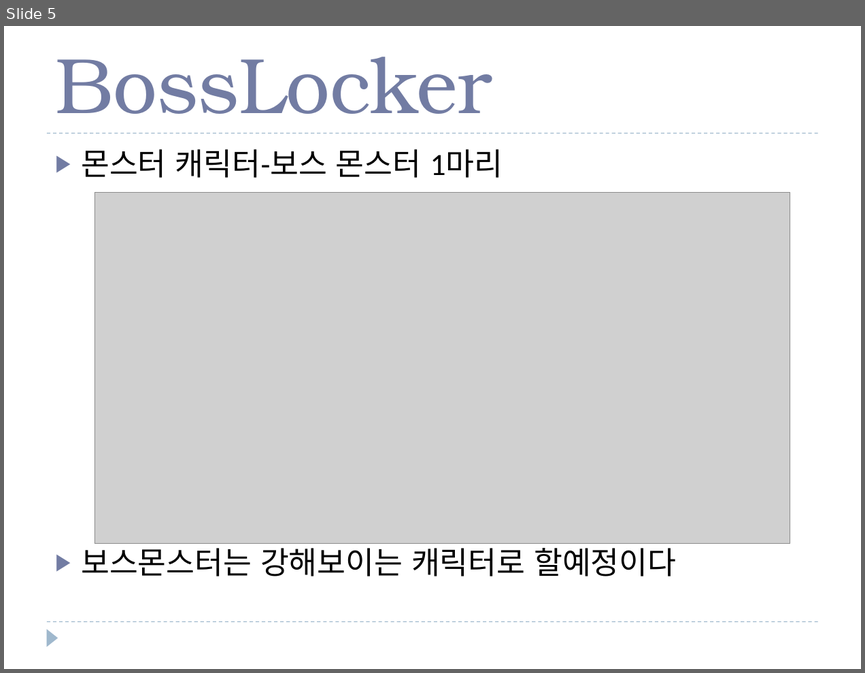
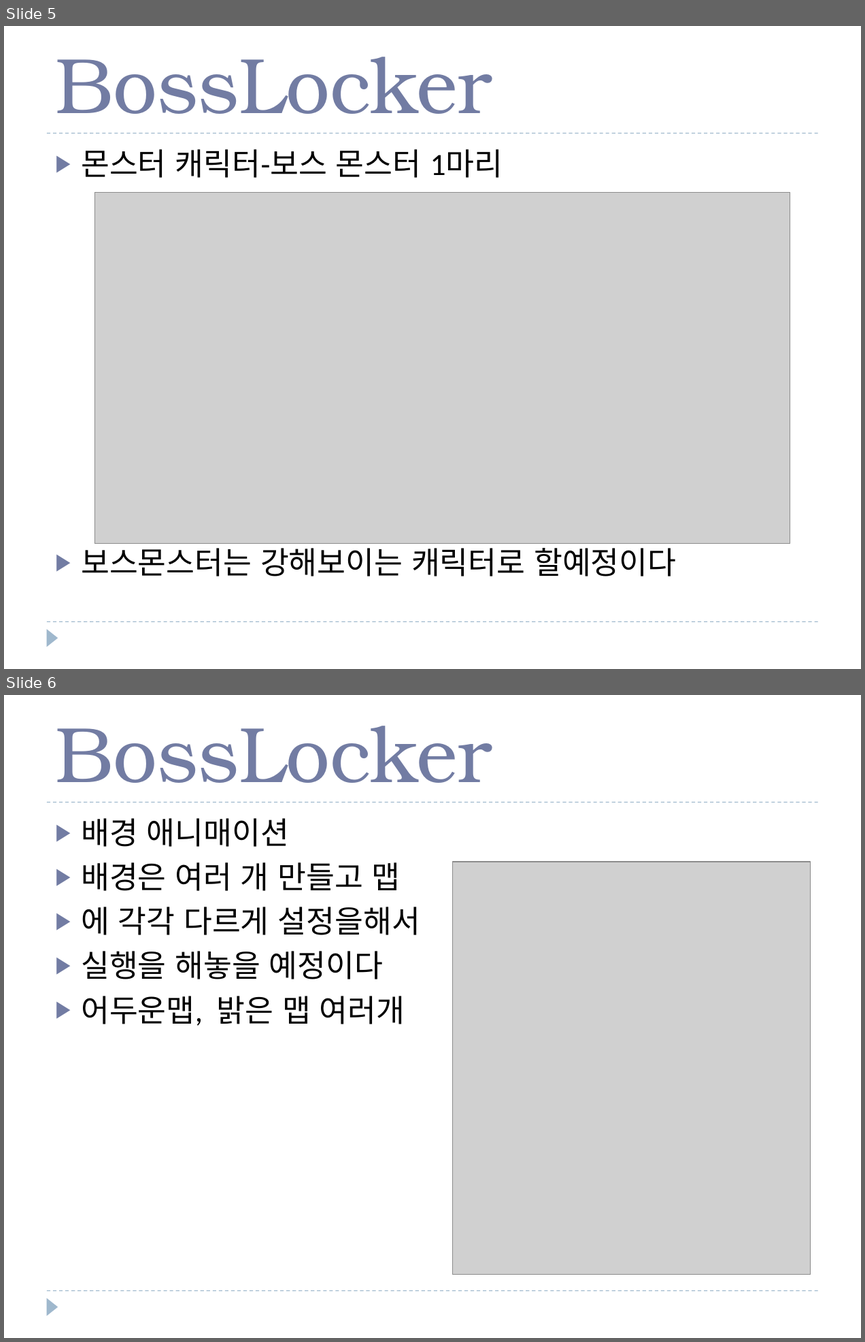
Before and after one commit to goddun/Graphic, a slide deck: BossLocker.pptx. Shown one above the other, each under a label of ours: slide 5 before the commit, slides 5 and 6 after it. The pictures are 865x673 and 865x1342 pixels, drawn with LibreOffice and Linux fonts; fonts in the diff are those of the drawing; grey boxes stand for pictures. Boxes give left, top, right and bottom in pixels: in the first picture for what was removed or moved away, otherwise in the second. Text is boxed around its words. In the diff, an @@ line names an element or a change of style, - is before the commit and + after.

Commit message:
배경 캐릭터 피피티 설명

```diff
--- a/BossLocker.pptx
+++ b/BossLocker.pptx
@@ slide 6 added at [4, 695, 861, 1338], background #FFFFFF; not listed: 3 template elements that a slide beside it also shows @@
@@ title added at [55, 726, 492, 783], 66 pt, text #727CA3 @@
+BossLocker
@@ text added at [81, 818, 420, 1025], 26 pt, text #000000 @@
+▶ 배경 애니매이션
+▶ 배경은 여러 개 만들고 맵
+▶ 에 각각 다르게 설정을해서
+▶ 실행을 해놓을 예정이다
+▶ 어두운맵, 밝은 맵 여러개
@@ picture added at [453, 861, 810, 1273] @@
```
Also in this commit, not shown: 1 slide changed, 4 other slides added.
